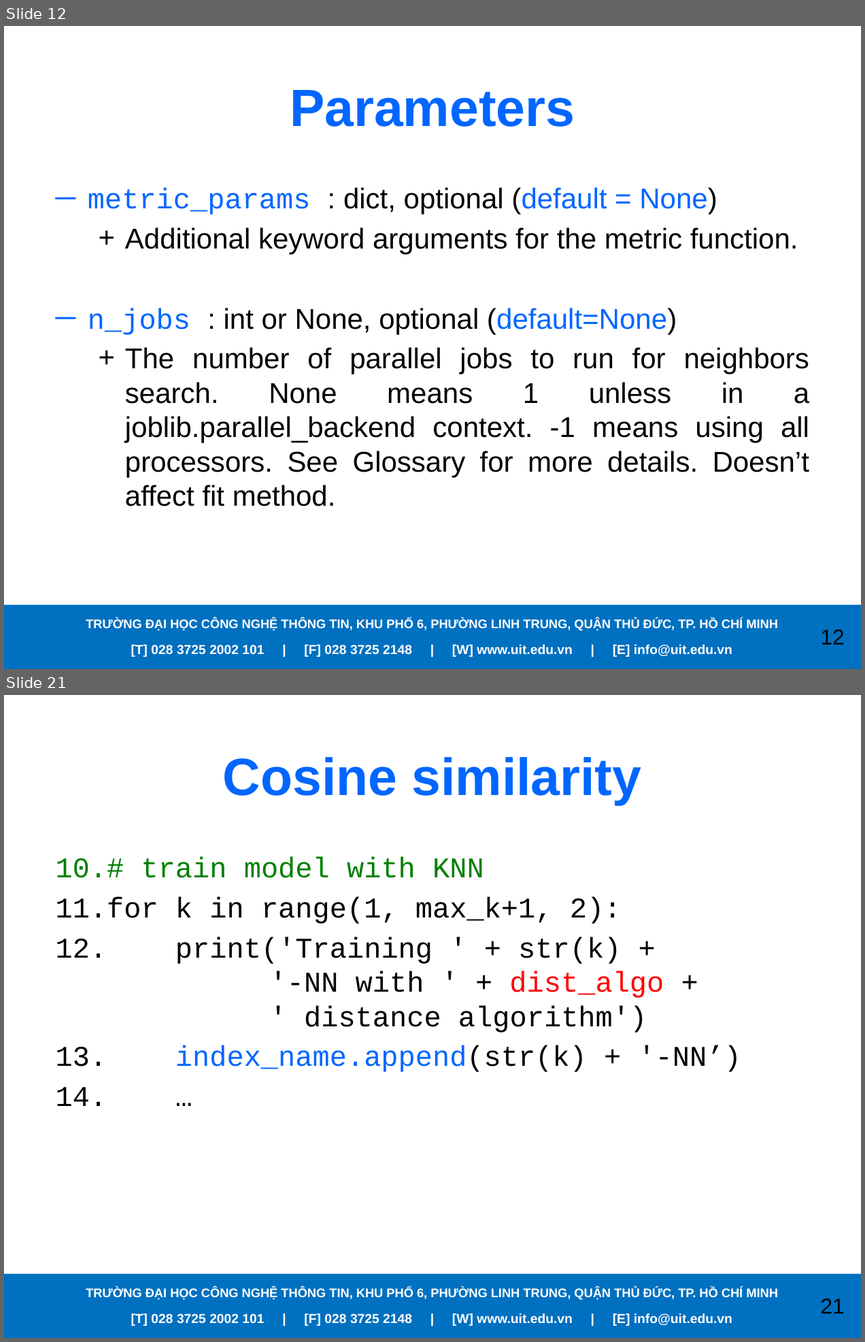
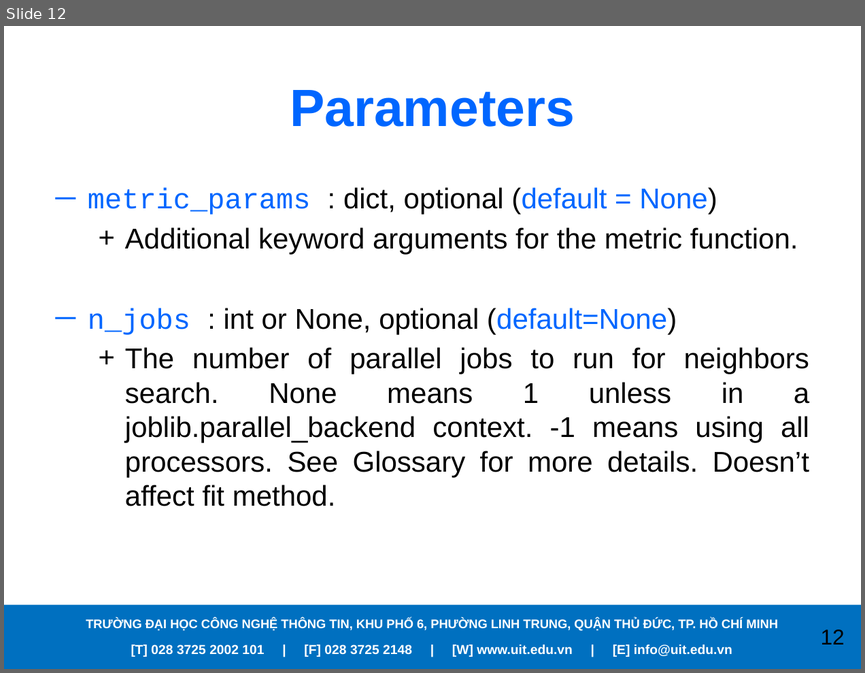
Before and after one commit to RanChiVo/MNIST-with-kNN, a slide deck: Presentation.pptx. Shown one above the other, each under a label of ours: slides 12 and 21 before the commit, slide 12 after it; the slides between them are not shown. The pictures are 865x1342 and 865x673 pixels, drawn with LibreOffice and Linux fonts; fonts in the diff are those of the drawing; background and template pictures are left out. Boxes give left, top, right and bottom in pixels: in the first picture for what was removed or moved away, otherwise in the second. Text is boxed around its words. In the diff, an @@ line names an element or a change of style, - is before the commit and + after.

```diff
--- a/Presentation.pptx
+++ b/Presentation.pptx
@@ slide 21 removed at (x1=4, y1=695, x2=861, y2=1338), background picture (left out); not listed: 4 template elements that a slide beside it also shows @@
@@ title removed at (x1=223, y1=757, x2=641, y2=805) @@
-Cosine similarity
@@ text removed at (x1=56, y1=857, x2=740, y2=1072) @@
-10. # train model with KNN
-11. for k in range(1, max_k+1, 2):
-12. print('Training ' + str(k) +
-    '-NN with ' + dist_algo +
-    ' distance algorithm')
-13. index_name.append(str(k) + '-NN’)
-14. …
```
Also in this commit, not shown: 18 other slides removed.
